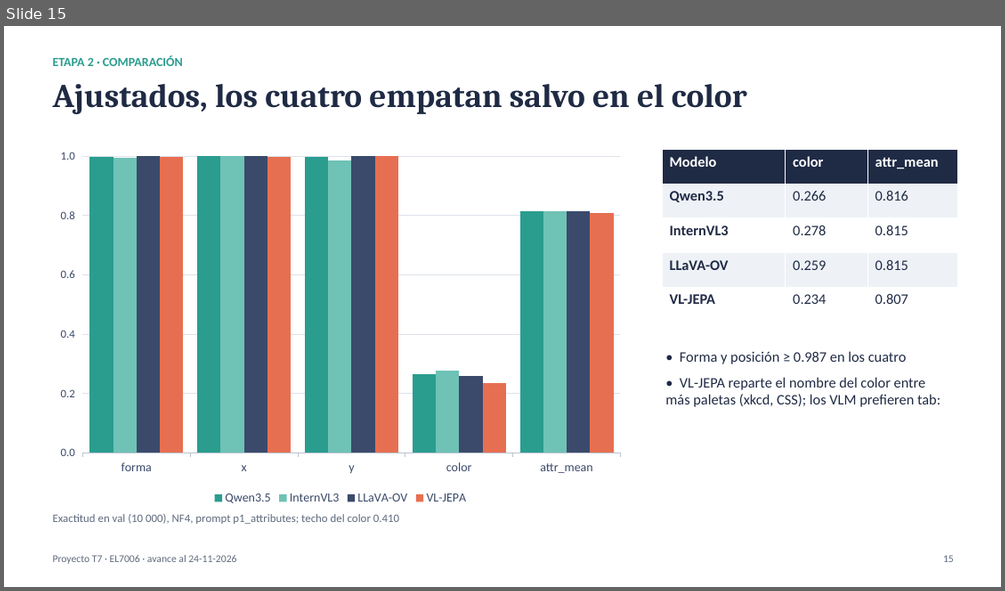
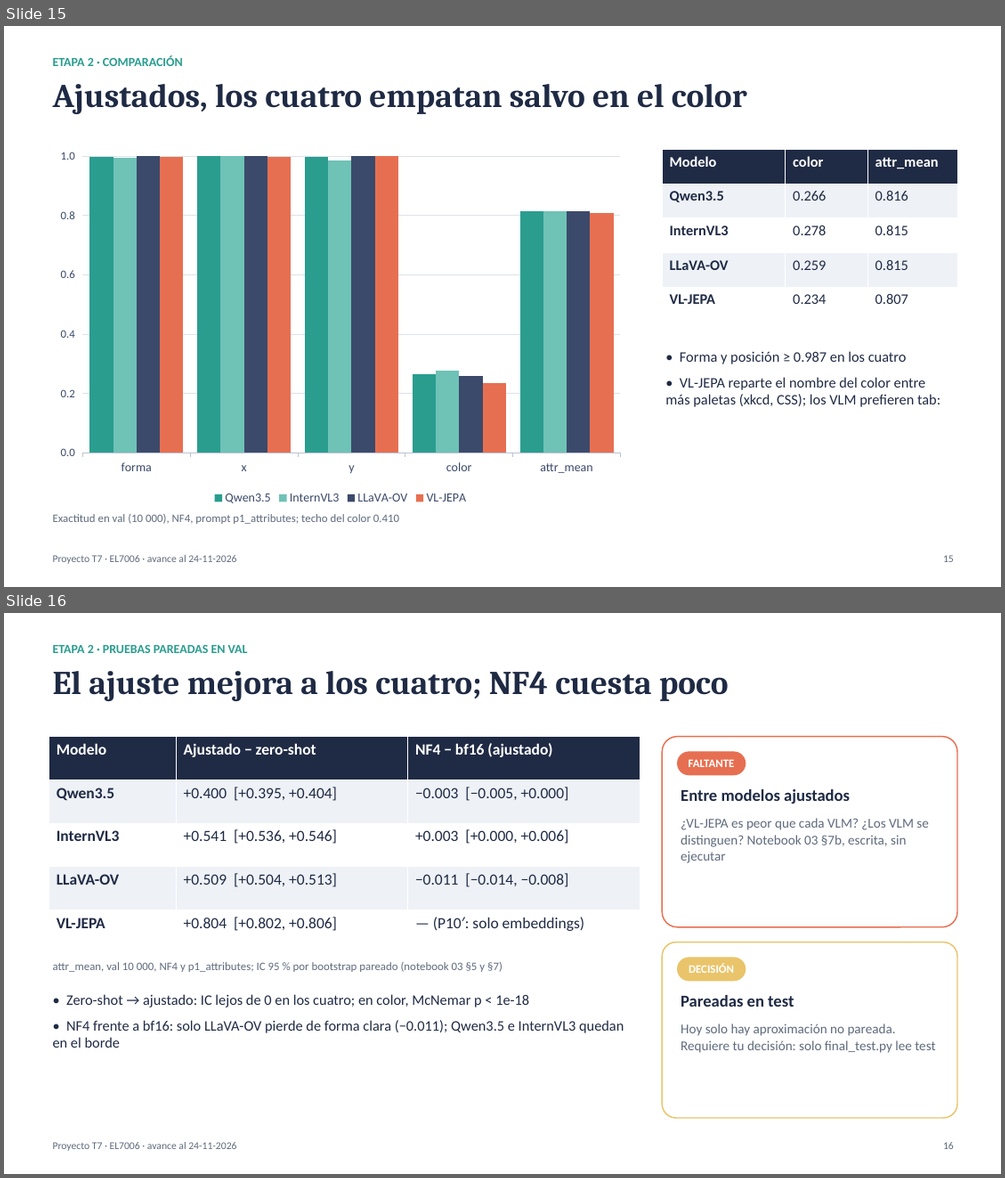
Before and after one commit to BrnoOr/Multimodal_LLM, a slide deck: docs/presentacion_avance.pptx. Shown one above the other, each under a label of ours: slide 15 before the commit, slides 15 and 16 after it. The pictures are 1005x591 and 1005x1178 pixels, drawn with LibreOffice and Linux fonts; fonts in the diff are those of the drawing. Boxes give left, top, right and bottom in pixels: in the first picture for what was removed or moved away, otherwise in the second. Text is boxed around its words. In the diff, an @@ line names an element or a change of style, - is before the commit and + after.

Commit message:
etapa2: pruebas pareadas en val (§9), celda §7b entre modelos y presentacion

```diff
--- a/docs/presentacion_avance.pptx
+++ b/docs/presentacion_avance.pptx
@@ slide 16 added at bbox=[4, 613, 1001, 1174], background #FFFFFF @@
@@ text added at bbox=[53, 645, 248, 653], 12 pt, text #2A9D8F, bold @@
+ETAPA 2 · PRUEBAS PAREADAS EN VAL
@@ text added at bbox=[53, 671, 728, 701], 32 pt, text #1F2A44, bold @@
+El ajuste mejora a los cuatro; NF4 cuesta poco
@@ table added at bbox=[48, 737, 639, 953], 5 rows, 3 columns @@
+Modelo | Ajustado − zero-shot | NF4 − bf16 (ajustado)
+Qwen3.5 | +0.400 [+0.395, +0.404] | −0.003 [−0.005, +0.000]
+InternVL3 | +0.541 [+0.536, +0.546] | +0.003 [+0.000, +0.006]
+LLaVA-OV | +0.509 [+0.504, +0.513] | −0.011 [−0.014, −0.008]
+VL-JEPA | +0.804 [+0.802, +0.806] | — (P10′: solo embeddings)
@@ rounded rectangle added at bbox=[662, 737, 957, 927], fill #FFFFFF, outline #E76F51 1.25 pt @@
@@ rounded rectangle added at bbox=[677, 751, 745, 775], fill #E76F51, 11 pt, text #FFFFFF, bold @@
+FALTANTE
@@ text added at bbox=[680, 789, 850, 803], 16 pt, text #1F2A44, bold @@
+Entre modelos ajustados
@@ text added at bbox=[680, 818, 928, 863], 13 pt, text #5F6B7D @@
+¿VL-JEPA es peor que cada VLM? ¿Los VLM se distinguen? Notebook 03 §7b, escrita, sin ejecutar
@@ rounded rectangle added at bbox=[662, 942, 957, 1118], fill #FFFFFF, outline #E9C46A 1.25 pt @@
@@ rounded rectangle added at bbox=[677, 957, 745, 981], fill #E9C46A, 11 pt, text #FFFFFF, bold @@
+DECISIÓN
@@ text added at bbox=[53, 962, 502, 972], 11 pt, text #5F6B7D @@
+attr_mean, val 10 000, NF4 y p1_attributes; IC 95 % por bootstrap pareado (notebook 03 §5 y §7)
@@ text added at bbox=[53, 994, 623, 1047], 14 pt, text #1F2A44 @@
+• Zero-shot → ajustado: IC lejos de 0 en los cuatro; en color, McNemar p < 1e-18
+• NF4 frente a bf16: solo LLaVA-OV pierde de forma clara (−0.011); Qwen3.5 e InternVL3 quedan en el borde
@@ text added at bbox=[680, 995, 793, 1006], 16 pt, text #1F2A44, bold @@
+Pareadas en test
@@ text added at bbox=[680, 1023, 935, 1053], 13 pt, text #5F6B7D @@
+Hoy solo hay aproximación no pareada. Requiere tu decisión: solo final_test.py lee test
@@ text added at bbox=[53, 1142, 236, 1151], 10 pt, text #5F6B7D @@
+Proyecto T7 · EL7006 · avance al 24-11-2026
@@ text added at bbox=[943, 1142, 954, 1149], 10 pt, text #5F6B7D @@
+16
```
Also in this commit, not shown: 5 slides changed, 2 other files.
